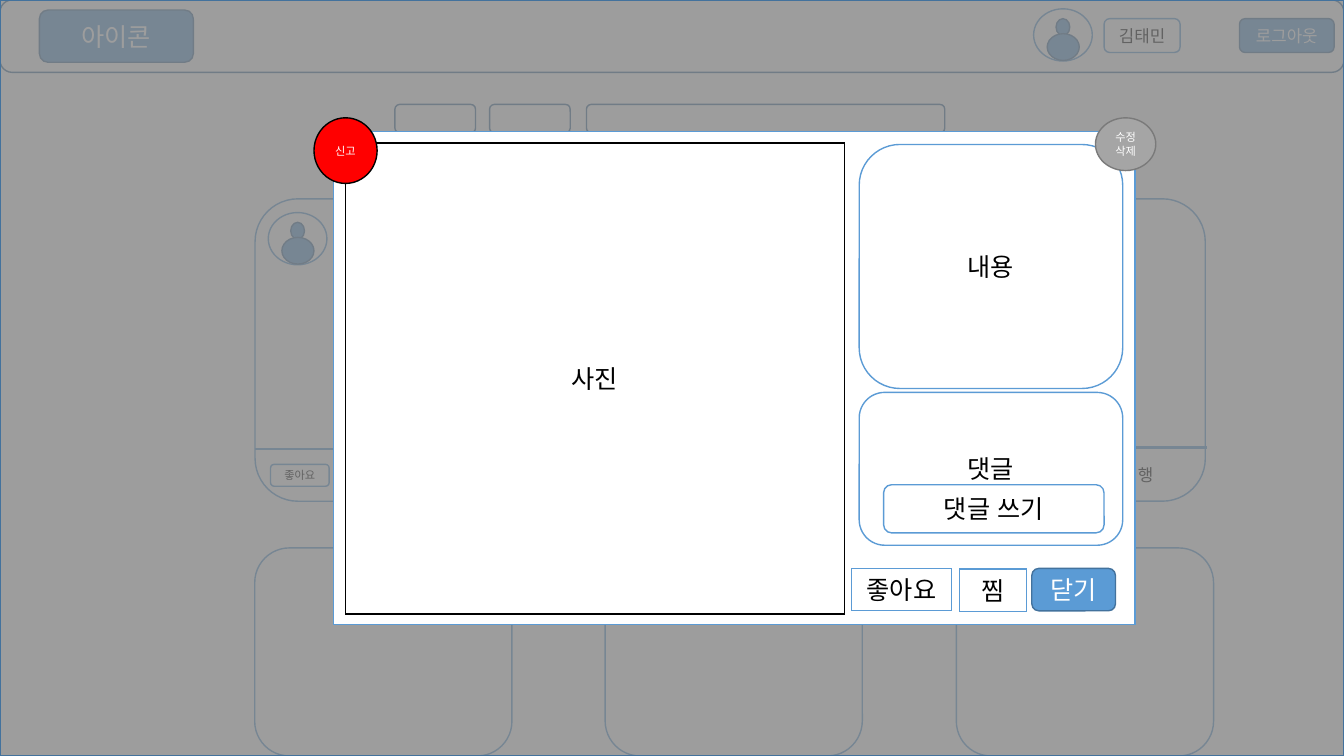
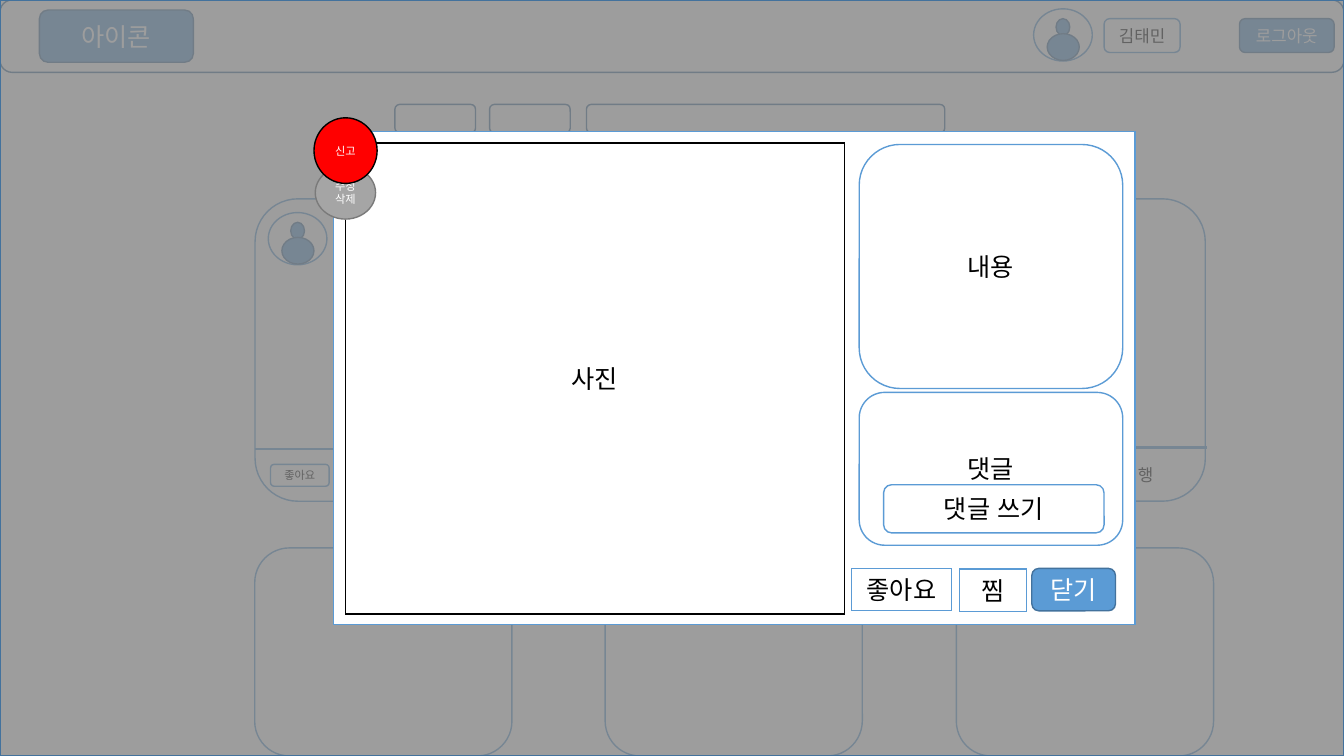
Before and after one commit to ghktjr960/TripDiary, a slide deck: slide 3 of 김태민/김태민/프로젝트 UI.pptx. Drawn at 1344x756 pixels with LibreOffice and Linux fonts; fonts in the diff are those of the drawing. Boxes give left, top, right and bottom in pixels: in the first picture for what was removed or moved away, otherwise in the second. Text is boxed around its words. In the diff, an @@ line names an element or a change of style, - is before the commit and + after.

```diff
--- a/김태민/김태민/프로젝트 UI.pptx
+++ b/김태민/김태민/프로젝트 UI.pptx
@@ ellipse "수정": place and size @@
-ellipse "수정" at <box>1096,118,1156,170</box>
+ellipse "수정" at <box>316,166,376,219</box>
```
Also in this commit, not shown: 4 other slides changed, 1 slide added, 1 other file.
